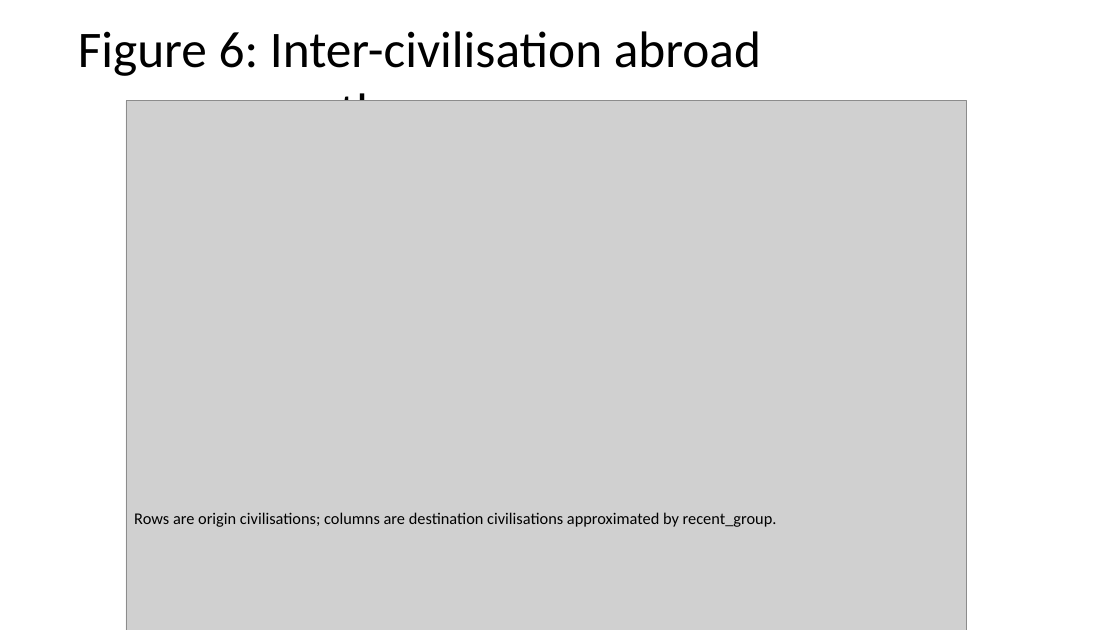
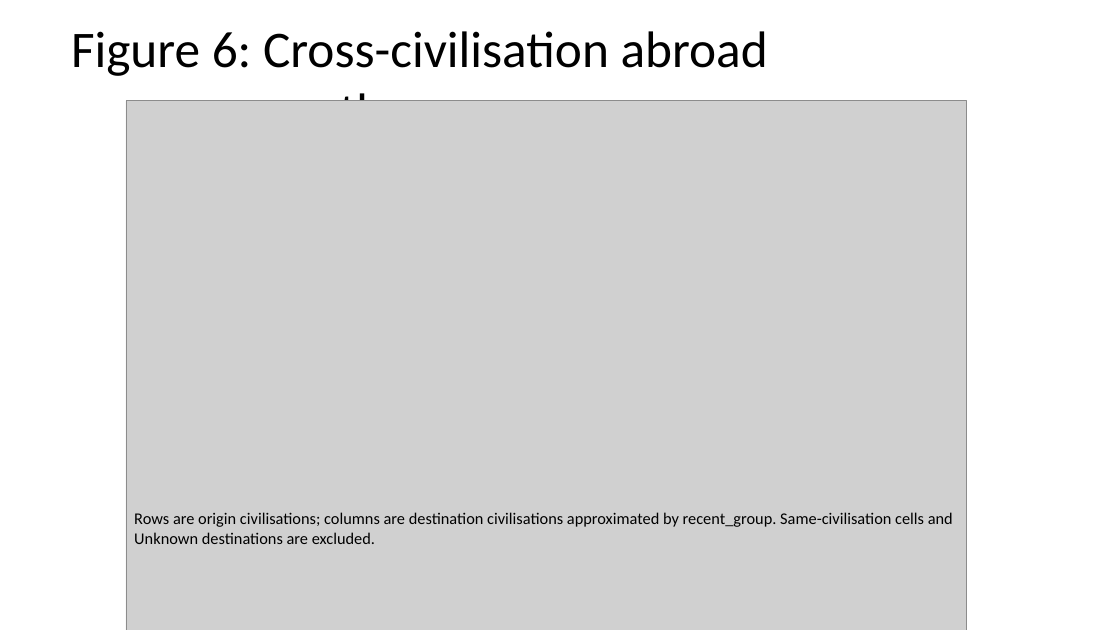
Before and after one commit to bougtoir/medical-accident-its-analysis, a slide deck: slide 15 of researcher_mobility_ode/docs/manuscript_full_article_figures.pptx. Drawn at 1120x630 pixels with LibreOffice and Linux fonts; fonts in the diff are those of the drawing; grey boxes stand for pictures. Boxes give left, top, right and bottom in pixels: in the first picture for what was removed or moved away, otherwise in the second. Text is boxed around its words. In the diff, an @@ line names an element or a change of style, - is before the commit and + after.

```diff
--- a/researcher_mobility_ode/docs/manuscript_full_article_figures.pptx
+++ b/researcher_mobility_ode/docs/manuscript_full_article_figures.pptx
@@ title at bbox=[71, 31, 768, 101]: text changed @@
-Figure 6: Inter-civilisation abroad author-years
+Figure 6: Cross-civilisation abroad author-years
@@ text at bbox=[134, 512, 953, 544]: text changed @@
-Rows are origin civilisations; columns are destination civilisations approximated by recent_group.
+Rows are origin civilisations; columns are destination civilisations approximated by recent_group. Same-civilisation cells and Unknown destinations are excluded.
```
Also in this commit, not shown: 4 other slides changed, 21 other files.
